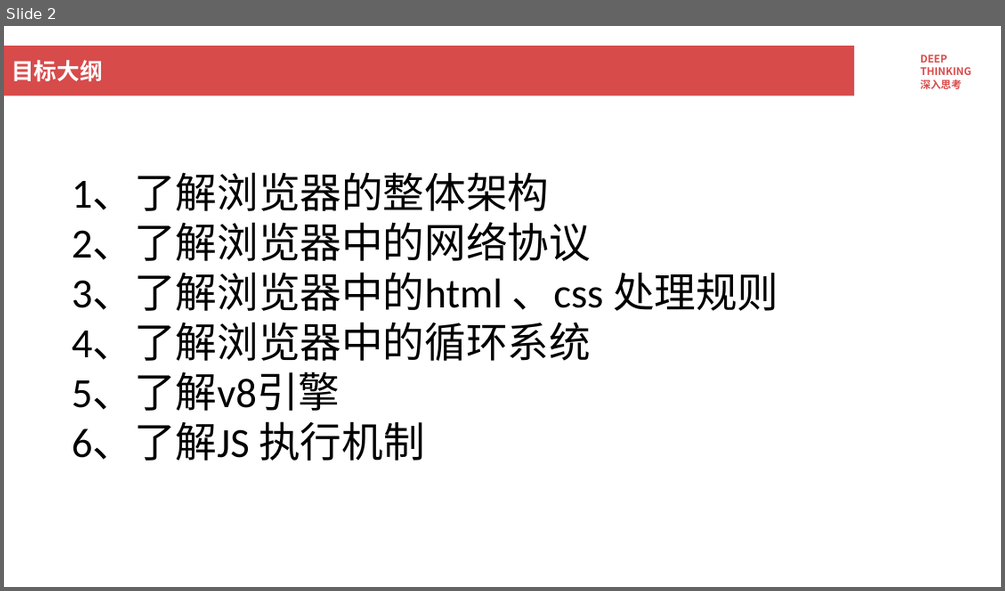
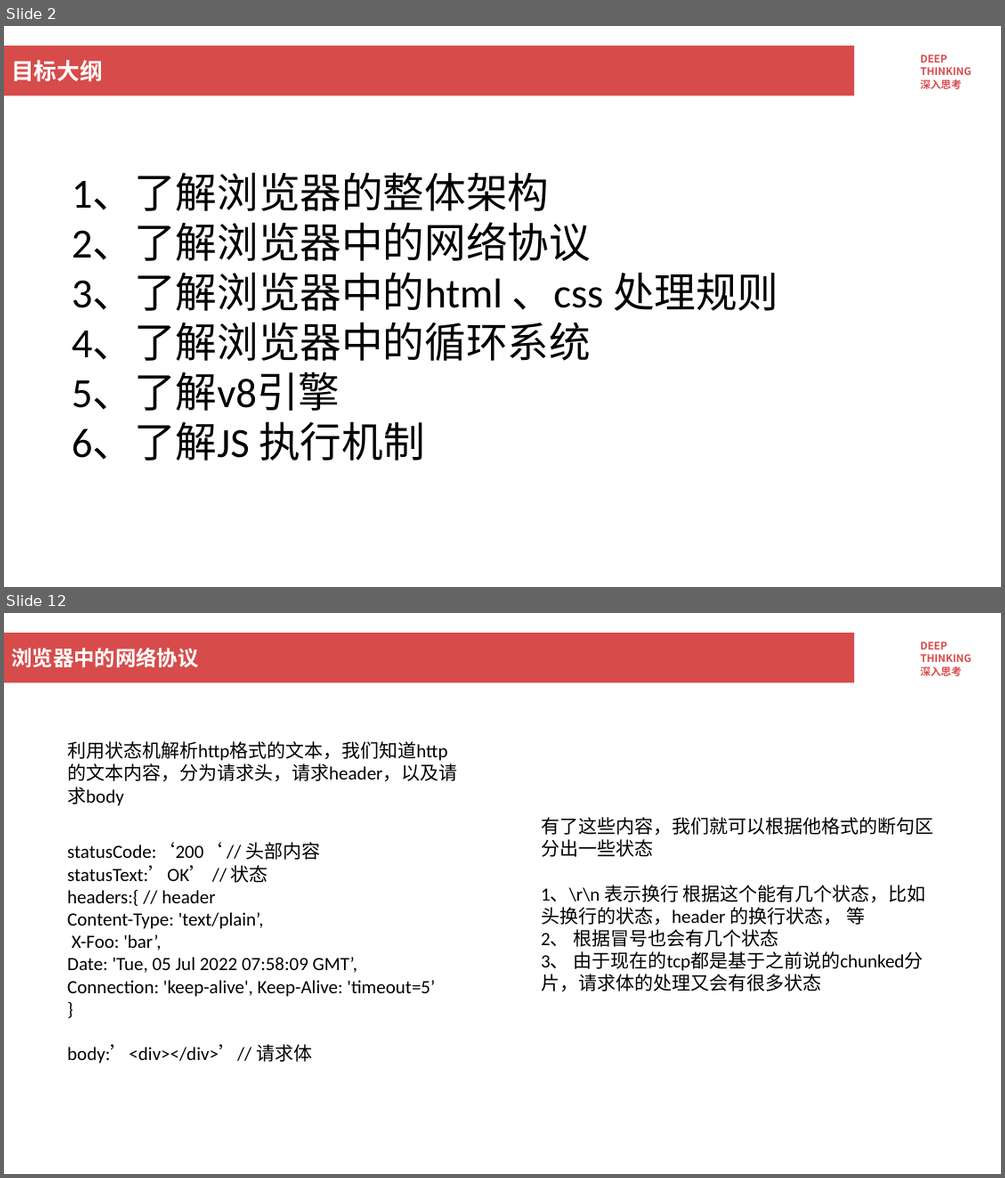
Before and after one commit to yixinagqingyuan/yys-browser, a slide deck: 浏览器工作原理.pptx. Shown one above the other, each under a label of ours: slide 2 before the commit, slides 2 and 12 after it; the slides between them are not shown. The pictures are 1005x591 and 1005x1178 pixels, drawn with LibreOffice and Linux fonts; fonts in the diff are those of the drawing; background and template pictures are left out. Boxes give left, top, right and bottom in pixels: in the first picture for what was removed or moved away, otherwise in the second. Text is boxed around its words. In the diff, an @@ line names an element or a change of style, - is before the commit and + after.

```diff
--- a/浏览器工作原理.pptx
+++ b/浏览器工作原理.pptx
@@ slide 12 added at <box>4,613,1001,1174</box>, background #FFFFFF; not listed: 2 template elements that a slide beside it also shows @@
@@ title added at <box>11,648,198,667</box>, 20 pt, text #FFFFFF, bold @@
+浏览器中的网络协议
@@ text added at <box>67,741,457,806</box>, 18 pt, text #000000 @@
+利用状态机解析http格式的文本，我们知道http 的文本内容，分为请求头，请求header，以及请求body
@@ text added at <box>541,817,933,991</box>, 18 pt, text #000000 @@
+有了这些内容，我们就可以根据他格式的断句区分出一些状态
+1、\r\n 表示换行 根据这个能有几个状态，比如头换行的状态，header 的换行状态， 等
+2、 根据冒号也会有几个状态
+3、 由于现在的tcp都是基于之前说的chunked分片，请求体的处理又会有很多状态
@@ text added at <box>67,842,435,1063</box>, 18 pt, text #000000 @@
+statusCode:‘200‘ // 头部内容
+statusText:’OK’ // 状态
+headers:{ // header
+Content-Type: 'text/plain’,
+X-Foo: 'bar’,
+Date: 'Tue, 05 Jul 2022 07:58:09 GMT’,
+Connection: 'keep-alive', Keep-Alive: 'timeout=5’
+}
+body:’<div></div>’// 请求体
```
Also in this commit, not shown: 1 slide changed, 21 other slides added, 5 other files.
